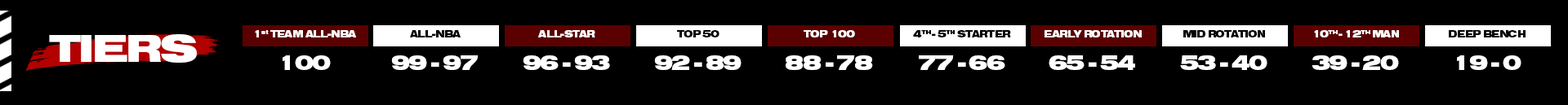
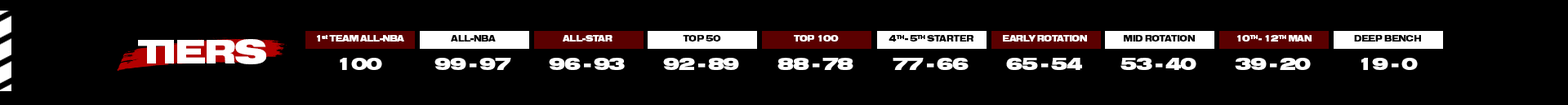
Layers edited between the first and the second (1568, 105) image:
painted on "DEEP BENCH" over [1354,30,1526,42]
painted on "19 - 0" over [1361,55,1522,71]
painted on "Rectangle 1 copy 9" over [1333,25,1551,49]
painted on "10TH - 12TH MAN" over [1237,30,1399,42]
painted on "39 - 20" over [1234,55,1399,71]
painted on "Rectangle 1 copy 8" over [1219,25,1420,49]
painted on "MID ROTATION" over [1123,30,1266,42]
painted on "53 - 40" over [1120,55,1268,71]
painted on "Rectangle 1 copy 7" over [1104,25,1288,49]
painted on "EARLY ROTATION" over [1002,30,1142,42]
painted on "65 - 54" over [1006,55,1136,71]
painted on "Rectangle 1 copy 6" over [991,25,1157,49]
painted on "77 - 66" over [892,55,1006,71]
painted on "Rectangle 1 copy 5" over [877,25,1026,49]
painted on "Rectangle 1 copy 4" over [761,25,894,49]
painted on "Rectangle 1 copy 3" over [636,25,762,49]
painted on "96 - 93" over [522,55,625,71]
painted on "Rectangle 1 copy 2" over [504,25,644,49]
painted on "99 - 97" over [391,55,512,71]
painted on "Rectangle 1 copy" over [373,25,530,49]
painted on "1st TEAM ALL-NBA" over [254,30,405,42]
painted on "Rectangle 1" over [242,25,415,49]
painted on "TIERS" over [49,34,267,65]
painted on "92-925682_brush-stroke-png-black-paint-stroke-png" over [25,31,287,72]
…and 8 more changes (8 painted)
